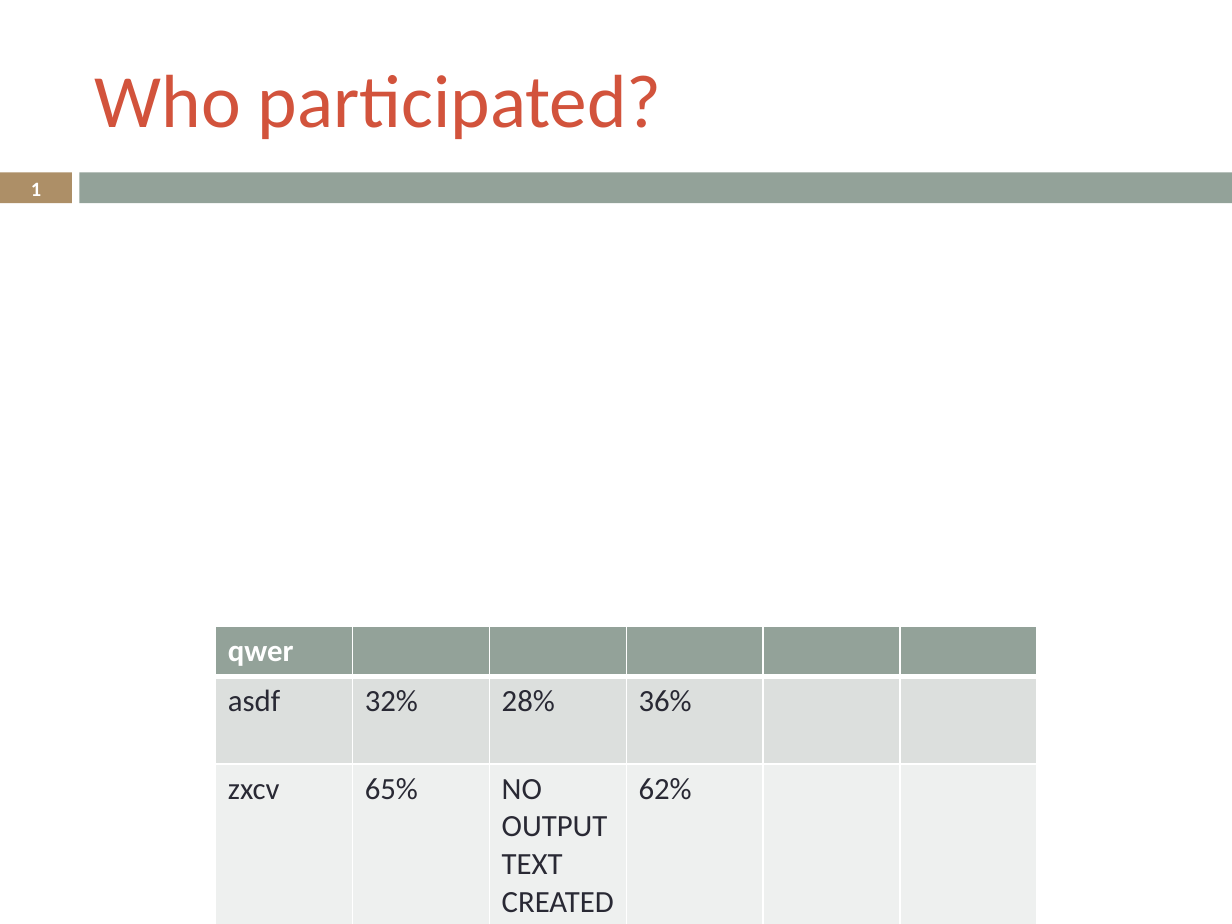
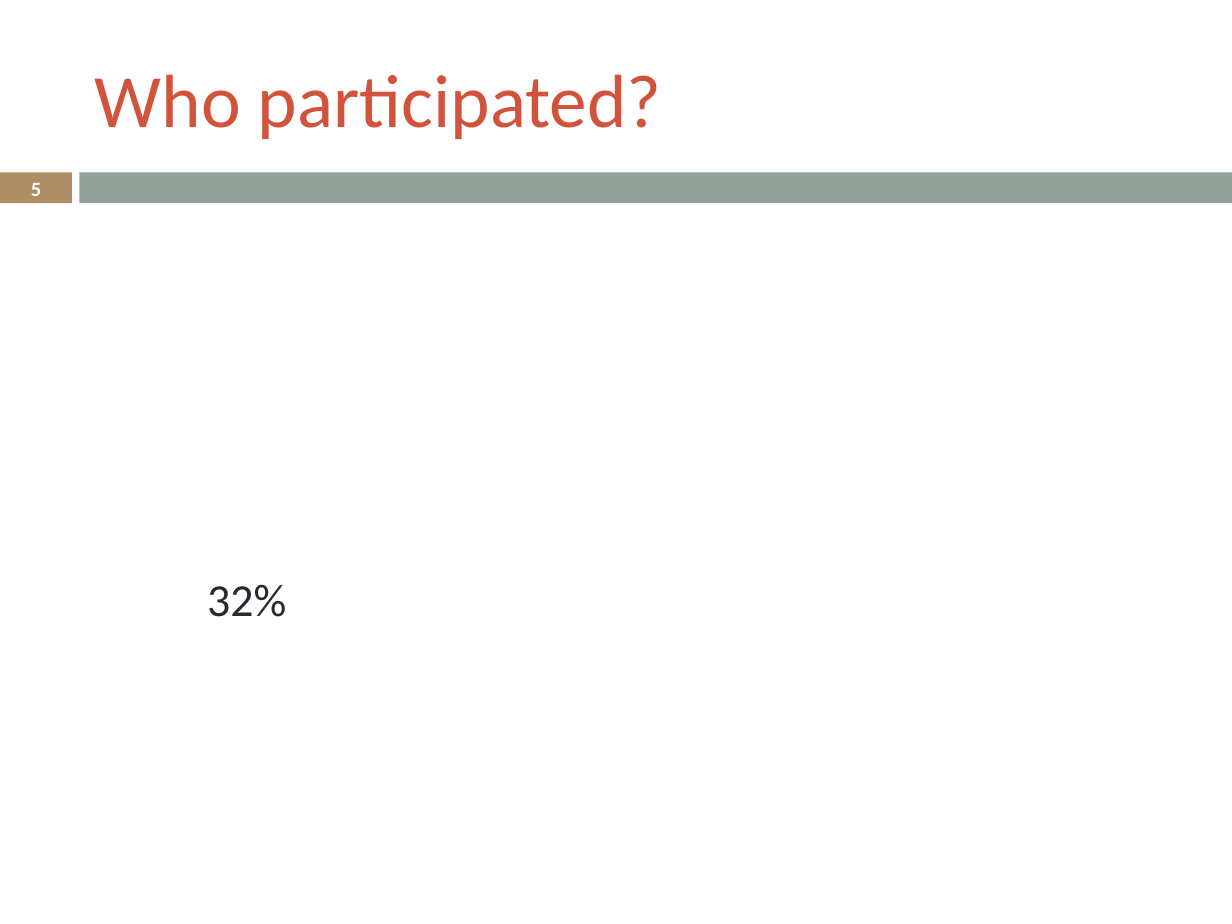
Before and after one commit to LukeSteg/LCABiometric, a slide deck: slide 5 of exampleOutput.pptx (slide 1 before the commit). Drawn at 1232x924 pixels with LibreOffice and Linux fonts; fonts in the diff are those of the drawing. Boxes give left, top, right and bottom in pixels: in the first picture for what was removed or moved away, otherwise in the second. Text is boxed around its words. In the diff, an @@ line names an element or a change of style, - is before the commit and + after.

```diff
--- a/exampleOutput.pptx
+++ b/exampleOutput.pptx
@@ page number at [31,183,41,196]: text changed @@
-1
+5
@@ text added at [207,584,286,617], 26.8 pt, text #292934 @@
+32%
@@ table removed at [216,626,1036,924], 3 rows, 6 columns @@
-qwer |  |  |  |  | 
-asdf | 32% | 28% | 36% |  | 
-zxcv | 65% | NO OUTPUT TEXT CREATED | 62% |  | 
```
Also in this commit, not shown: 6 slides added, 5 other files.
